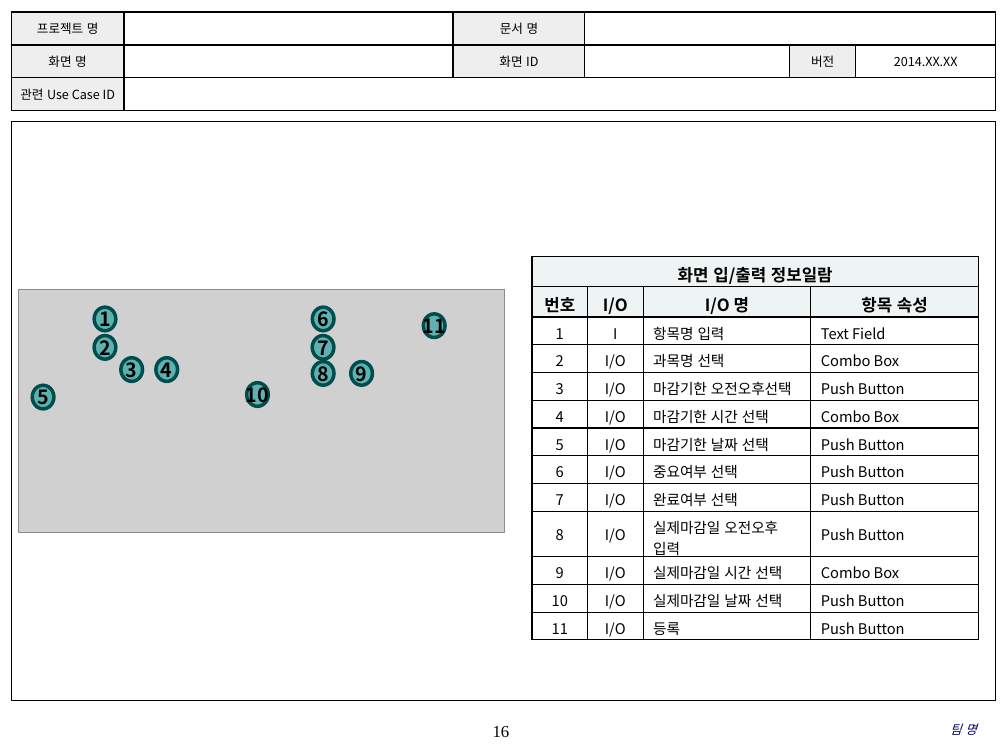
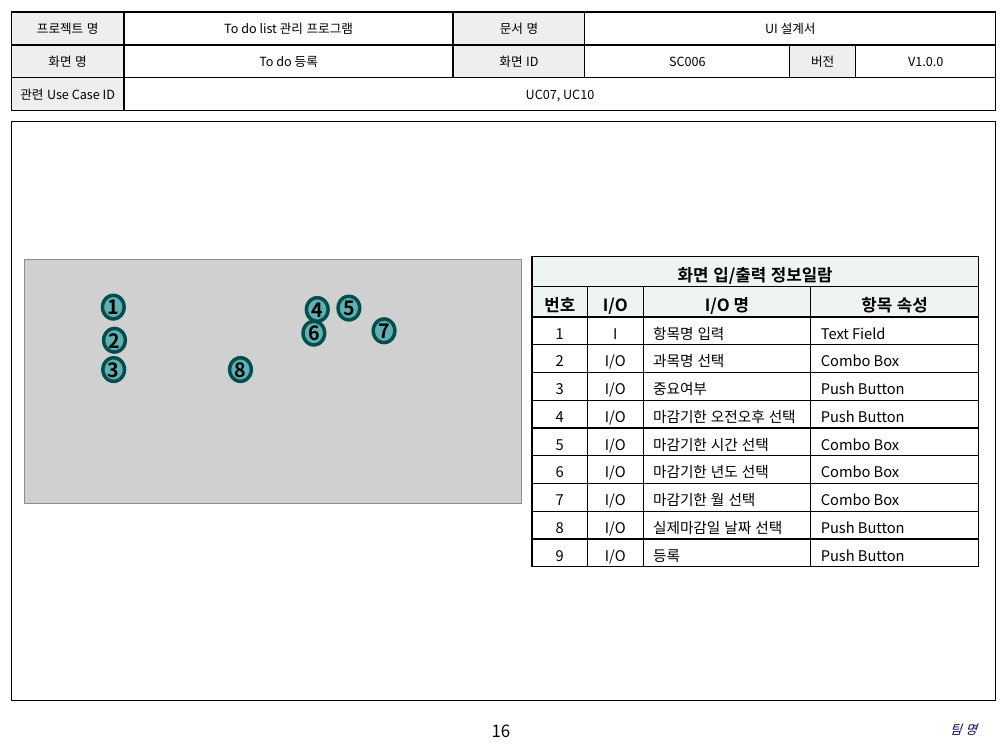
Before and after one commit to SE-admin/7, a slide deck: slide 16 of doc/3_ 설계서/UI Design Template.pptx. Drawn at 1008x756 pixels with LibreOffice and Linux fonts; fonts in the diff are those of the drawing; grey boxes stand for pictures; background and template pictures are left out. Boxes give left, top, right and bottom in pixels: in the first picture for what was removed or moved away, otherwise in the second. Text is boxed around its words. In the diff, an @@ line names an element or a change of style, - is before the commit and + after.

Commit message:
UI Design Template|doc|UI디자인오타수정

```diff
--- a/doc/3_ 설계서/UI Design Template.pptx
+++ b/doc/3_ 설계서/UI Design Template.pptx
@@ table at (11,12,995,111) @@
-row 1, column 2: 
+row 1, column 2: To do list 관리 프로그램
-row 1, column 4: 
+row 1, column 4: UI 설계서
-row 2: 화면 명 |  | 화면 ID |  | 버전 | 2014.XX.XX
+row 2: 화면 명 | To do 등록 | 화면 ID | SC006 | 버전 | V1.0.0
-row 3, column 2: 
+row 3, column 2: UC07, UC10
@@ picture: place and size @@
-picture at (18,289,504,532)
+picture at (24,259,522,504)
@@ table at (532,257,978,585) @@
-row 5: 3 | I/O | 마감기한 오전오후선택 | Push Button
-row 6: 4 | I/O | 마감기한 시간 선택 | Combo Box
-row 7: 5 | I/O | 마감기한 날짜 선택 | Push Button
-row 8: 6 | I/O | 중요여부 선택 | Push Button
-row 9: 7 | I/O | 완료여부 선택 | Push Button
-row 10: 8 | I/O | 실제마감일 오전오후 입력 | Push Button
-row 11: 9 | I/O | 실제마감일 시간 선택 | Combo Box
-row 12: 10 | I/O | 실제마감일 날짜 선택 | Push Button
-row 13: 11 | I/O | 등록 | Push Button
+row 5: 3 | I/O | 중요여부 | Push Button
+row 6: 4 | I/O | 마감기한 오전오후 선택 | Push Button
+row 7: 5 | I/O | 마감기한 시간 선택 | Combo Box
+row 8: 6 | I/O | 마감기한 년도 선택 | Combo Box
+row 9: 7 | I/O | 마감기한 월 선택 | Combo Box
+row 10: 8 | I/O | 실제마감일 날짜 선택 | Push Button
+row 11: 9 | I/O | 등록 | Push Button
@@ ellipse "1": place and size @@
-ellipse "1" at (94,307,116,331)
+ellipse "1" at (103,295,125,319)
@@ ellipse "4": place and size @@
-ellipse "4" at (156,358,178,381)
+ellipse "4" at (306,297,329,321)
@@ ellipse "5": place and size @@
-ellipse "5" at (32,385,54,408)
+ellipse "5" at (338,296,360,320)
@@ ellipse "2": place and size @@
-ellipse "2" at (94,336,116,359)
+ellipse "2" at (104,329,126,352)
@@ ellipse "6": place and size @@
-ellipse "6" at (312,307,335,331)
+ellipse "6" at (303,322,326,345)
@@ ellipse "7": place and size @@
-ellipse "7" at (312,336,335,359)
+ellipse "7" at (373,319,395,342)
@@ ellipse removed at (423,313,446,337) @@
-11
@@ ellipse "3": place and size @@
-ellipse "3" at (121,358,143,381)
+ellipse "3" at (103,358,125,381)
@@ ellipse "8": place and size @@
-ellipse "8" at (312,362,335,385)
+ellipse "8" at (230,358,252,381)
@@ ellipse removed at (247,383,269,406) @@
-10
@@ ellipse removed at (351,362,373,385) @@
-9
@@ page number at (492,724,511,737): font Times New Roman to Noto Sans CJK KR @@
```
Also in this commit, not shown: 17 other slides changed.
